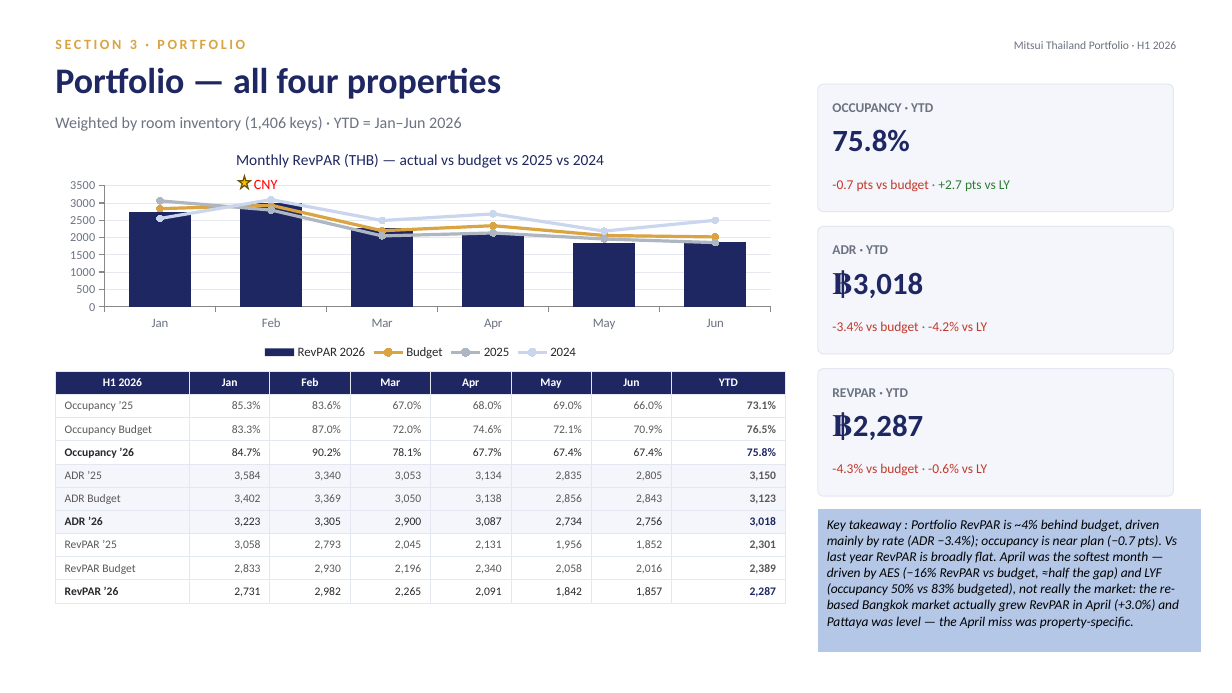
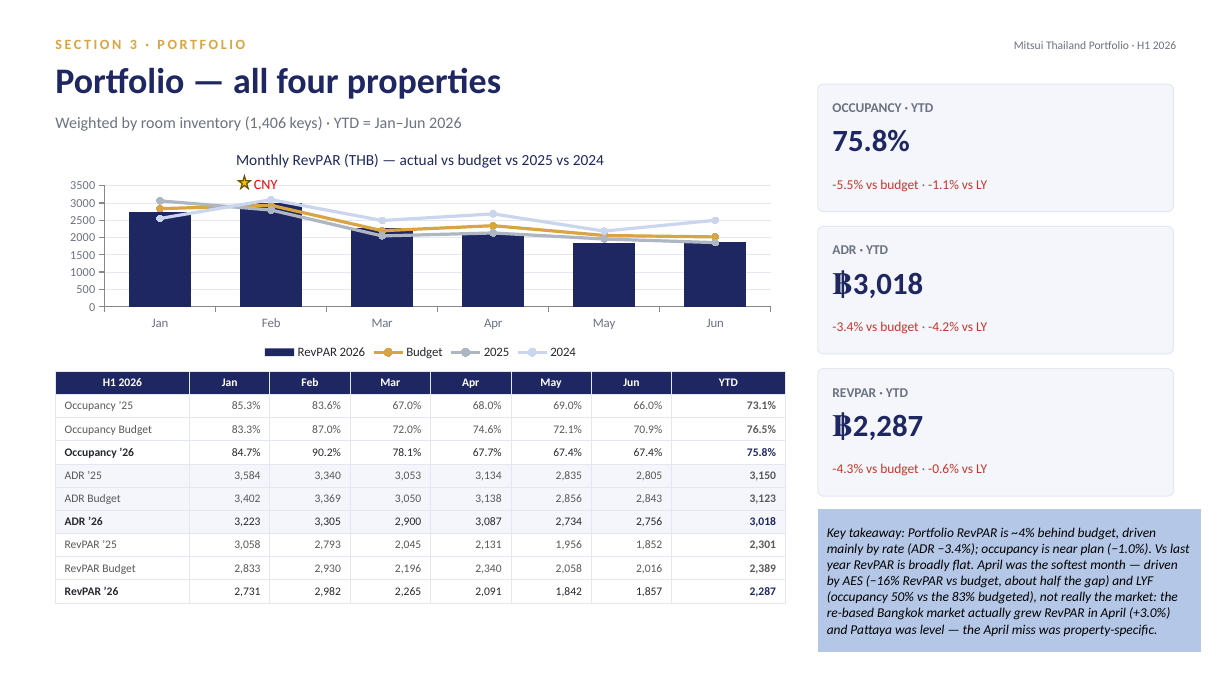
Before and after one commit to Chavin2543/mae-workspace, a slide deck: slide 13 of output/Portfolio_Performance_Report_H1-2026.pptx. Drawn at 1232x693 pixels with LibreOffice and Linux fonts; fonts in the diff are those of the drawing. Boxes give left, top, right and bottom in pixels: in the first picture for what was removed or moved away, otherwise in the second. Text is boxed around its words. In the diff, an @@ line names an element or a change of style, - is before the commit and + after.

```diff
--- a/output/Portfolio_Performance_Report_H1-2026.pptx
+++ b/output/Portfolio_Performance_Report_H1-2026.pptx
@@ text at <box>832,179,987,192</box>: text changed @@
--0.7 pts vs budget · +2.7 pts vs LY
+-5.5% vs budget · -1.1% vs LY
@@ text in rectangle at <box>827,527,1190,636</box>: text changed @@
-Key takeaway : Portfolio RevPAR is ~4% behind budget, driven mainly by rate (ADR −3.4%); occupancy is near plan (−0.7 pts). Vs last year RevPAR is broadly flat. April was the softest month — driven by AES (−16% RevPAR vs budget, ≈half the gap) and LYF (occupancy 50% vs 83% budgeted), not really the market: the re-based Bangkok market actually grew RevPAR in April (+3.0%) and Pattaya was level — the April miss was property-specific.
+Key takeaway: Portfolio RevPAR is ~4% behind budget, driven mainly by rate (ADR −3.4%); occupancy is near plan (−1.0%). Vs last year RevPAR is broadly flat. April was the softest month — driven by AES (−16% RevPAR vs budget, about half the gap) and LYF (occupancy 50% vs the 83% budgeted), not really the market: the re-based Bangkok market actually grew RevPAR in April (+3.0%) and Pattaya was level — the April miss was property-specific.
```
Also in this commit, not shown: 14 other slides changed.
